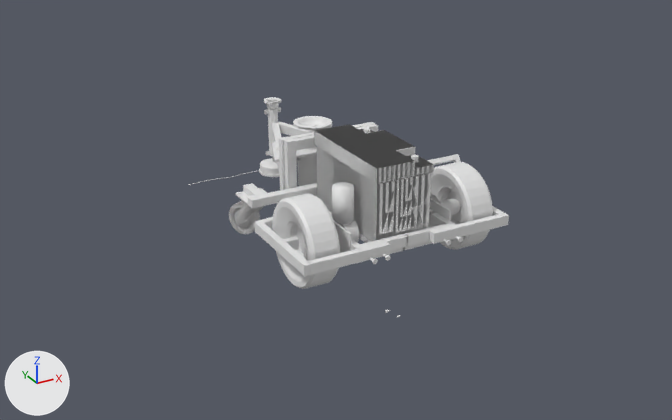
Before and after pictures for a commit that changed the Blender file prototype1.blend.
One viewpoint serves both versions: a 50 mm camera at (-1270.0, -2102.0, 1220.0) aimed at (5.0, 217.0, 60.0). Arrows for +X, +Y and +Z are at lower left; the lights stay in place.

Objects in the first picture: 'ВГП 20х25х2.1 4см', 'ВГП 41х48х3 6см', 'Вентилятор', 'Втулка подшипника 2', 'Куб', 'Куб.001', 'Плоскость.002', 'Плоскость.006', 'Плоскость.014', 'Серво.000', 'Цилиндр.001', 'Шкив приводной', 'акб', 'колесо ПР', 'колесо ПР.001', 'колесо малое.001'.
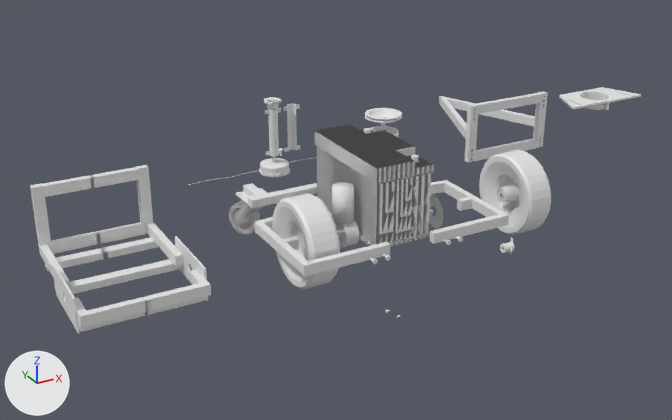
What differs and where, as boxes (x1, y1, x2, y2) in the pictures (672 x 420 px):
'Куб.001', moved: before (284, 124, 457, 254); after (30, 165, 211, 333)
'колесо ПР', moved: before (430, 162, 493, 250); after (479, 150, 551, 235)
'Плоскость.014', moved: before (272, 121, 375, 190); after (439, 91, 548, 162)
'Шкив приводной', moved: before (293, 116, 332, 131); after (365, 108, 402, 123)
'Цилиндр.001', moved: before (272, 142, 317, 162); after (559, 91, 609, 110)
'Вентилятор', moved, rescaled: before (296, 147, 317, 186); after (370, 126, 399, 137)
'Цилиндр.002', moved (not visible before): after (582, 87, 641, 110)
'Втулка подшипника 2', moved: before (264, 107, 281, 151); after (283, 104, 300, 152)
'ВГП 41х48х3 6см', moved: before (440, 199, 458, 215); after (496, 185, 519, 203)
'Куб', hidden: before (427, 154, 461, 165)
'ВГП 20х25х2.1 4см', moved (not visible before): after (500, 238, 515, 254)

The edits, one by one:
Object 'ВГП 20х25х2.1 4см' (ob_вгп_20х25х2_1_4см) moves from (176.0, -61.0, 126.0) to (214.0, -354.0, 126.0).
Object 'Цилиндр.001' (ob_цилиндр_001) moves from (-4.0, 349.0, 216.0) to (1166.0, 349.0, 203.0).
Object 'Цилиндр.002' (ob_цилиндр_002) moves from (-4.0, 349.0, 216.0) to (1166.0, 349.0, 203.0).
Object 'Плоскость.014' (ob_плоскость_014) moves from (-3.0, 252.0, 129.0) to (682.0, 252.0, 129.0).
Object 'Куб' (ob_куб) is now hidden.
Object 'ВГП 41х48х3 6см' (ob_вгп_41х48х3_6см) moves from (216.0, -61.0, 127.0) to (452.0, -61.0, 127.0).
Object 'колесо ПР' (ob_колесо_пр) moves from (258.0, -61.0, 127.0) to (473.0, -61.0, 127.0).
Object 'Вентилятор' (ob_вентилятор) moves from (-3.0, 350.0, 198.0) to (254.0, 350.0, 201.0).
Object 'Вентилятор' (ob_вентилятор) is rescaled from (1.0, 1.0, 1.0) to (1.0, 1.0, 0.701).
Object 'Шкив приводной' (ob_шкив_приводной) moves from (-4.0, 350.0, 290.0) to (253.0, 350.0, 277.0).
Object 'Втулка подшипника 2' (ob_втулка_подшипника_2) moves from (-6.0, 638.0, 232.0) to (66.0, 638.0, 232.0).
Object 'Куб.001' (ob_куб_001) moves from (0.0, -60.0, 127.0) to (-730.0, -60.0, 127.0).
